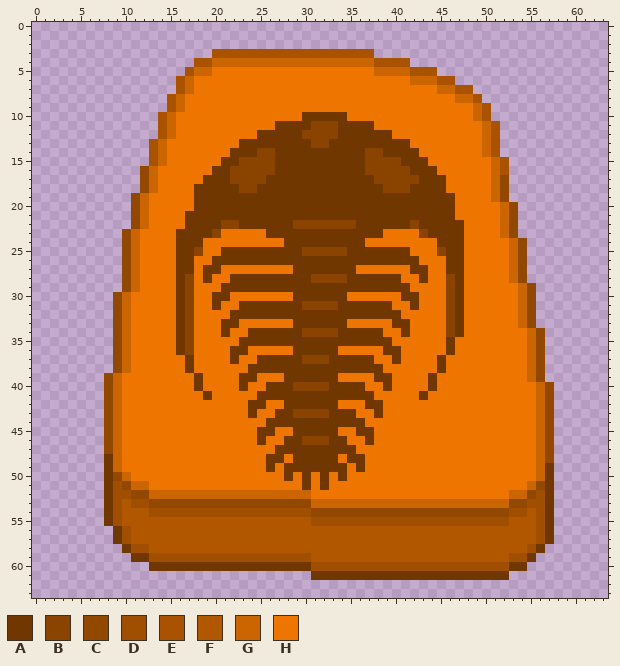
Pixel-art sprite -- Assets/Sprite/Trilobite.png. That is the earlier state.
The file is 64x64 pixels. Colours within 5 levels of each other are drawn and written as one.
Palette (. is transparent): A #703700  B #8a4400  C #934800  D #a04f00  E #a95300  F #b15700  G #cb6500  H #ee7600
Pixels before (only the part around the change), first column x 0:
 0 ................................................................
 1 ................................................................
 2 ................................................................
 3 ....................EEEEEEEEEEEEEEEEEE..........................
 4 ..................EEGGGGGGGGGGGGGGGGGGEEEE......................
 5 .................EGGHHHHHHHHHHHHHHHHHHGGGGEEE...................
 6 ................EGHHHHHHHHHHHHHHHHHHHHHHHHGGGEE.................
 7 ................EGHHHHHHHHHHHHHHHHHHHHHHHHHHHGGEE...............
 8 ...............EGHHHHHHHHHHHHHHHHHHHHHHHHHHHHHHGGE..............
 9 ...............EGHHHHHHHHHHHHHHHHHHHHHHHHHHHHHHHHGE.............
10 ..............EGHHHHHHHHHHHHHHAAAAAHHHHHHHHHHHHHHGE.............
11 ..............EGHHHHHHHHHHHAAAABBBAAAAHHHHHHHHHHHHGE............
12 ..............EGHHHHHHHHHAAAAABBBBAAAAAAHHHHHHHHHHGE............
13 .............EGHHHHHHHHAAAAAAAABBAAAAAAAAAHHHHHHHHGE............
14 .............EGHHHHHHHAAABBAAAAAAAAAABBAAAAHHHHHHHGE............
15 .............EGHHHHHHAABBBBAAAAAAAAAABBBBAAAHHHHHHHGE...........
16 ............CGHHHHHHAABBBBBAAAAAAAAAABBBBBAAAHHHHHHGE...........
17 ............CGHHHHHAAABBBBAAAAAAAAAAAABBBBBAAAHHHHHGC...........
18 ............CGHHHHAAAAABBAAAAAAAAAAAAAABBBAAAAHHHHHGC...........
19 ...........CGHHHHHAAAAAAAAAAAAAAAAAAAAAAAAAAAAAHHHHGC...........
20 ...........CGHHHHHAAAAAAAAAAAAAAAAAAAAAAAAAAAAAHHHHHGC..........
21 ...........CGHHHHAAAAAAAAAAAAAAAAAAAAAAAAAAAAAAHHHHHGC..........
22 ...........CGHHHHAAAABBAAAAAABBBBBBBAAAAAABAAAAAHHHHGC..........
23 ..........CGHHHHAAAABHHHHHAAAAAAAAAAAAAHHHHBAAAAHHHHGC..........
24 ..........CGHHHHAAAHHHHHHHHHAAAAAAAAAHHHHHHHHAAAHHHHHGC.........
25 ..........CGHHHHAABHHAAAAAAAAABBBBBAAAAAAAHHHBAAHHHHHGC.........
26 ..........CGHHHHAAHHAAAAAAAAAAAAAAAAAAAAAAAHHHAAHHHHHGC.........
27 ..........CGHHHHAAHAAHHHHHHHHAAAAAAAHHHHHHAAHHAAHHHHHGC.........
28 ..........CGHHHHABHAHHAAAAAAAAABBBBAAAAAAHHAHHBAHHHHHGC.........
29 ..........CGHHHHABHHHAAAAAAAAAAAAAAAAAAAAAHHHHBAHHHHHHGC........
30 .........CGHHHHHABHHAAHHHHHHHAAAAAAHHHHHHAAHHHBAHHHHHHGC........
31 .........CGHHHHHABHHAHHAAAAAAABBBBAAAAAAHHAHHHBAHHHHHHGC........
32 .........CGHHHHHABHHHHAAAAAAAAAAAAAAAAAAAHHHHHBAHHHHHHGC........
33 .........CGHHHHHABHHHAAHHHHHHAAAAAAHHHHHAAHHHHBAHHHHHHGC........
34 .........CGHHHHHABHHHAHHAAAAAABBBBAAAAAHHAHHHHBAHHHHHHHGC.......
35 .........CGHHHHHABHHHHHAAAAAAAAAAAAAAAAAHHHHHHAHHHHHHHHGC.......
36 .........CGHHHHHABHHHHAAHHHHHAAAAAHHHHHAAHHHHHAHHHHHHHHGC.......
37 .........CGHHHHHHAHHHHAHHAAAAABBBAAAAAHHAHHHHAHHHHHHHHHGC.......
38 .........CGHHHHHHAHHHHHHAAAAAAAAAAAAAAAHHHHHHAHHHHHHHHHGC.......
39 ........CGHHHHHHHHAHHHHAAHHHAAAAAAHHHHAAHHHHAHHHHHHHHHHGC.......
40 ........CGHHHHHHHHAHHHHAHHAAABBBBAAAAHHAHHHHAHHHHHHHHHHHGC......
41 ........CGHHHHHHHHHAHHHHHAAAAAAAAAAAAAHHHHHAHHHHHHHHHHHHGC......
42 ........CGHHHHHHHHHHHHHHAAHHAAAAAAHHHAAHHHHHHHHHHHHHHHHHGC......
43 ........CGHHHHHHHHHHHHHHAHHAABBBBAAAHHAHHHHHHHHHHHHHHHHHGC......
44 ........CGHHHHHHHHHHHHHHHHAAAAAAAAAAAHHHHHHHHHHHHHHHHHHHGC......
45 ........CGHHHHHHHHHHHHHHHAAHHAAAAAHHAAHHHHHHHHHHHHHHHHHHGC......
46 ........CGHHHHHHHHHHHHHHHAHHAABBBAAHHAHHHHHHHHHHHHHHHHHHGC......
47 ........CGHHHHHHHHHHHHHHHHHAAAAAAAAAHHHHHHHHHHHHHHHHHHHHGC......
48 ........AGHHHHHHHHHHHHHHHHAAHAAAAAHAAHHHHHHHHHHHHHHHHHHHGC......
49 ........AGHHHHHHHHHHHHHHHHAHAAAAAAAHAHHHHHHHHHHHHHHHHHHHGA......
50 ........ACGHHHHHHHHHHHHHHHHHAHAHAHAHHHHHHHHHHHHHHHHHHHHHGA......
51 ........ADCGGHHHHHHHHHHHHHHHHHAHAHHHHHHHHHHHHHHHHHHHHHHGCA......
52 ........ADDCCGGGGGGGGGGGGGGGGGGHHHHHHHHHHHHHHHHHHHHHHGGCDA......
53 ........ADFDDCCCCCCCCCCCCCCCCCCGGGGGGGGGGGGGGGGGGGGGGCCDDA......
54 ........ADFFFDDDDDDDDDDDDDDDDDDCCCCCCCCCCCCCCCCCCCCCCDDFDA......
55 ........ADFFFFFFFFFFFFFFFFFFFFFDDDDDDDDDDDDDDDDDDDDDDFFFDA......
56 .........ADFFFFFFFFFFFFFFFFFFFFFFFFFFFFFFFFFFFFFFFFFFFFFDA......
57 .........ADFFFFFFFFFFFFFFFFFFFFFFFFFFFFFFFFFFFFFFFFFFFFFDA......
58 ..........ADDFFFFFFFFFFFFFFFFFFFFFFFFFFFFFFFFFFFFFFFFFFDA.......
59 ...........AADDDDDDDDDDDDDDDDDDFFFFFFFFFFFFFFFFFFFFFFDDA........
60 .............AAAAAAAAAAAAAAAAAADDDDDDDDDDDDDDDDDDDDDDAA.........
61 ...............................AAAAAAAAAAAAAAAAAAAAAA...........
62 ................................................................
63 ................................................................
Now the later version:
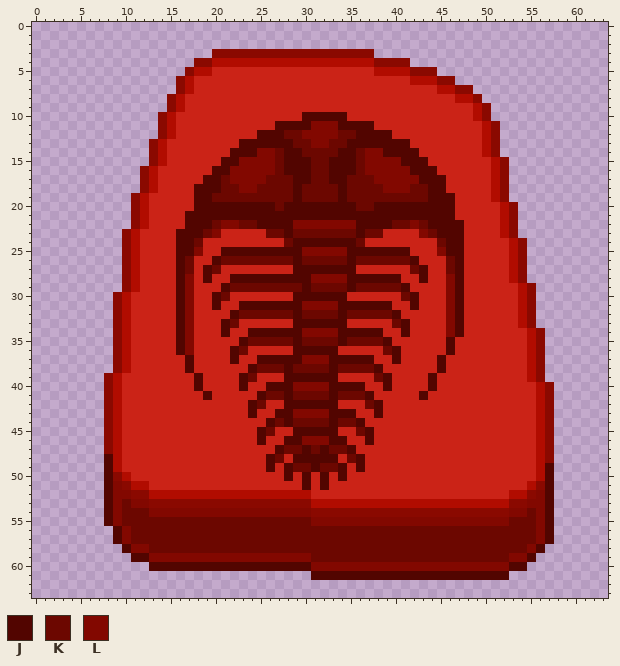
Colours new in this view: J #520500  K #6c0700  L #820800
Change:
colour C: #934800 -> #8a0900
colour G: #cb6500 -> #b10c00
colour H: #ee7600 -> #cb2317
y 3: x 20..37 EEEEEEEEEEEEEEEEEE -> CCCCCCCCCCCCCCCCCC
y 4: x 18..19 EE -> CC; x 38..41 EEEE -> CCCC
y 5: x 17 E -> C; x 42..44 EEE -> CCC
y 6: x 16 E -> C; x 45..46 EE -> CC
y 7: x 16 E -> C; x 47..48 EE -> CC
y 8: x 15 E -> C; x 49 E -> C
y 9: x 15 E -> C; x 50 E -> C
y 10: x 14 E -> C; x 30..34 AAAAA -> JJJJJ; x 50 E -> C
y 11: x 14 E -> C; x 27..37 AAAABBBAAAA -> JJJJLLLJJJJ; x 51 E -> C
y 12: x 14 E -> C; x 25..39 AAAAABBBBAAAAAA -> JJJKKLLLLKKJJJJ; x 51 E -> C
y 13: x 13 E -> C; x 23..41 AAAAAAAABBAAAAAAAAA -> JJJJJJKKLLKKJJJJJJJ; x 51 E -> C
y 14: x 13 E -> C; x 22..42 AAABBAAAAAAAAAABBAAAA -> JJJLLKJJKKKKJJKLLJJJJ; x 51 E -> C
y 15: x 13 E -> C; x 21..43 AABBBBAAAAAAAAAABBBBAAA -> JJLLLLKJJJKKJJJKLLLLJJJ; x 52 E -> C
y 16: x 20..44 AABBBBBAAAAAAAAAABBBBBAAA -> JJLLLLLKJJJKKJJJKLLLLLJJJ; x 52 E -> C
y 17: x 19..45 AAABBBBAAAAAAAAAAAABBBBBAAA -> JJKLLLLKKKJJKKJJKKKLLLLLJJJ
y 18: x 18..45 AAAAABBAAAAAAAAAAAAAABBBAAAA -> JJJKKLLKKKKJKKKKJKKKKLLLKKJJ
y 19: x 18..46 AAAAAAAAAAAAAAAAAAAAAAAAAAAAA -> JJKKKKKKKKKJKKKKJKKKKKKKKKJJJ
y 20: x 18..46 AAAAAAAAAAAAAAAAAAAAAAAAAAAAA -> JJJJJJJJJKJJJJJJJJKKJJJJJJJJJ
y 21: x 17..46 AAAAAAAAAAAAAAAAAAAAAAAAAAAAAA -> JJJJJJJJJJJJJJJJJJJJJJJJJJJJJJ
y 22: x 17..47 AAAABBAAAAAABBBBBBBAAAAAABAAAAA -> JJJKLLKKJJJJLLLLLLLJJJJKKLKJJJJ
y 23: x 16..20 AAAAB -> JJJKL; x 26..38 AAAAAAAAAAAAA -> KKJKKKKKKKJKK; x 43..47 BAAAA -> LKJJJ
y 24: x 16..18 AAA -> JJK; x 28..36 AAAAAAAAA -> KJJJJJJJK; x 45..47 AAA -> KJJ
y 25: x 16..18 AAB -> JJL; x 21..41 AAAAAAAAABBBBBAAAAAAA -> JJJJJJJJJLLLLLJJJJJJJ; x 45..47 BAA -> LJJ
y 26: x 16..17 AA -> JK; x 20..42 AAAAAAAAAAAAAAAAAAAAAAA -> JKKKKKKKKJKKKKKJKKKKKKJ; x 46..47 AA -> KJ
y 27: x 16..17 AA -> JK; x 19..20 AA -> JK; x 29..35 AAAAAAA -> JJJJJJJ; x 42..43 AA -> KJ; x 46..47 AA -> KJ
y 28: x 16..17 AB -> JL; x 19 A -> J; x 22..40 AAAAAAAAABBBBAAAAAA -> JJJJJJJJJLLLLJJJJJJ; x 43 A -> J; x 46..47 BA -> LJ
y 29: x 16..17 AB -> JL; x 21..41 AAAAAAAAAAAAAAAAAAAAA -> JKKKKKKKKJKKKKJKKKKKJ; x 46..47 BA -> LJ
y 30: x 16..17 AB -> JL; x 20..21 AA -> JK; x 29..34 AAAAAA -> JJJJJJ; x 41..42 AA -> KJ; x 46..47 BA -> LJ
y 31: x 16..17 AB -> JL; x 20 A -> J; x 23..39 AAAAAAABBBBAAAAAA -> JJJJJJJLLLLJJJJJJ; x 42 A -> J; x 46..47 BA -> LJ
y 32: x 16..17 AB -> JL; x 22..40 AAAAAAAAAAAAAAAAAAA -> JKKKKKKJKKKKJKKKKKJ; x 46..47 BA -> LJ
y 33: x 16..17 AB -> JL; x 21..22 AA -> JK; x 29..34 AAAAAA -> JJJJJJ; x 40..41 AA -> KJ; x 46..47 BA -> LJ
y 34: x 16..17 AB -> JL; x 21 A -> J; x 24..38 AAAAAABBBBAAAAA -> JJJJJJLLLLJJJJJ; x 41 A -> J; x 46..47 BA -> LJ
y 35: x 16..17 AB -> JL; x 23..39 AAAAAAAAAAAAAAAAA -> JKKKKKJKKKKJKKKKJ; x 46 A -> J
y 36: x 16..17 AB -> JL; x 22..23 AA -> JK; x 29..33 AAAAA -> JJJJJ; x 39..40 AA -> KJ; x 46 A -> J
y 37: x 17 A -> J; x 22 A -> J; x 25..37 AAAAABBBAAAAA -> JJJJJLLLJJJJJ; x 40 A -> J; x 45 A -> J
y 38: x 17 A -> J; x 24..38 AAAAAAAAAAAAAAA -> JKKKJKKKKJKKKKJ; x 45 A -> J
y 39: x 18 A -> J; x 23..24 AA -> JK; x 28..33 AAAAAA -> JJJJJJ; x 38..39 AA -> KJ; x 44 A -> J
y 40: x 18 A -> J; x 23 A -> J; x 26..36 AAABBBBAAAA -> JJJLLLLJJJJ; x 39 A -> J; x 44 A -> J
y 41: x 19 A -> J; x 25..37 AAAAAAAAAAAAA -> JKKJKKKKJKKKJ; x 43 A -> J
y 42: x 24..25 AA -> JK; x 28..33 AAAAAA -> JJJJJJ; x 37..38 AA -> KJ
y 43: x 24 A -> J; x 27..35 AABBBBAAA -> JJLLLLJJJ; x 38 A -> J
y 44: x 26..36 AAAAAAAAAAA -> JKJKKKKJKKJ
y 45: x 25..26 AA -> JK; x 29..33 AAAAA -> JJJJJ; x 36..37 AA -> KJ
y 46: x 25 A -> J; x 28..34 AABBBAA -> JJLLLJJ; x 37 A -> J
y 47: x 27..35 AAAAAAAAA -> JKKJKJKKJ
y 48: x 8 A -> J; x 26..27 AA -> JK; x 29..33 AAAAA -> JJJJJ; x 35..36 AA -> KJ
y 49: x 8 A -> J; x 26 A -> J; x 28..34 AAAAAAA -> JKKJKKJ; x 36 A -> J; x 57 A -> J
y 50: x 8 A -> J; x 28 A -> J; x 30 A -> J; x 32 A -> J; x 34 A -> J; x 57 A -> J
y 51: x 8..9 AD -> JL; x 30 A -> J; x 32 A -> J; x 57 A -> J
y 52: x 8..10 ADD -> JLL; x 56..57 DA -> LJ
y 53: x 8..12 ADFDD -> JLKLL; x 55..57 DDA -> LLJ
y 54: x 8..30 ADFFFDDDDDDDDDDDDDDDDDD -> JLKKKLLLLLLLLLLLLLLLLLL; x 53..57 DDFDA -> LLKLJ
y 55: x 8..57 ADFFFFFFFFFFFFFFFFFFFFFDDDDDDDDDDDDDDDDDDDDDDFFFDA -> JLKKKKKKKKKKKKKKKKKKKKKLLLLLLLLLLLLLLLLLLLLLLKKKLJ
y 56..57: x 9..57 ADFFFFFFFFFFFFFFFFFFFFFFFFFFFFFFFFFFFFFFFFFFFFFDA -> JLKKKKKKKKKKKKKKKKKKKKKKKKKKKKKKKKKKKKKKKKKKKKKLJ
y 58: x 10..56 ADDFFFFFFFFFFFFFFFFFFFFFFFFFFFFFFFFFFFFFFFFFFDA -> JLLKKKKKKKKKKKKKKKKKKKKKKKKKKKKKKKKKKKKKKKKKKLJ
y 59: x 11..55 AADDDDDDDDDDDDDDDDDDFFFFFFFFFFFFFFFFFFFFFFDDA -> JJLLLLLLLLLLLLLLLLLLKKKKKKKKKKKKKKKKKKKKKKLLJ
y 60: x 13..54 AAAAAAAAAAAAAAAAAADDDDDDDDDDDDDDDDDDDDDDAA -> JJJJJJJJJJJJJJJJJJLLLLLLLLLLLLLLLLLLLLLLJJ
y 61: x 31..52 AAAAAAAAAAAAAAAAAAAAAA -> JJJJJJJJJJJJJJJJJJJJJJ
Pixel boxes of the changes (left, top, right, bottom) in both pictures:
changed: (104, 49, 554, 580)
